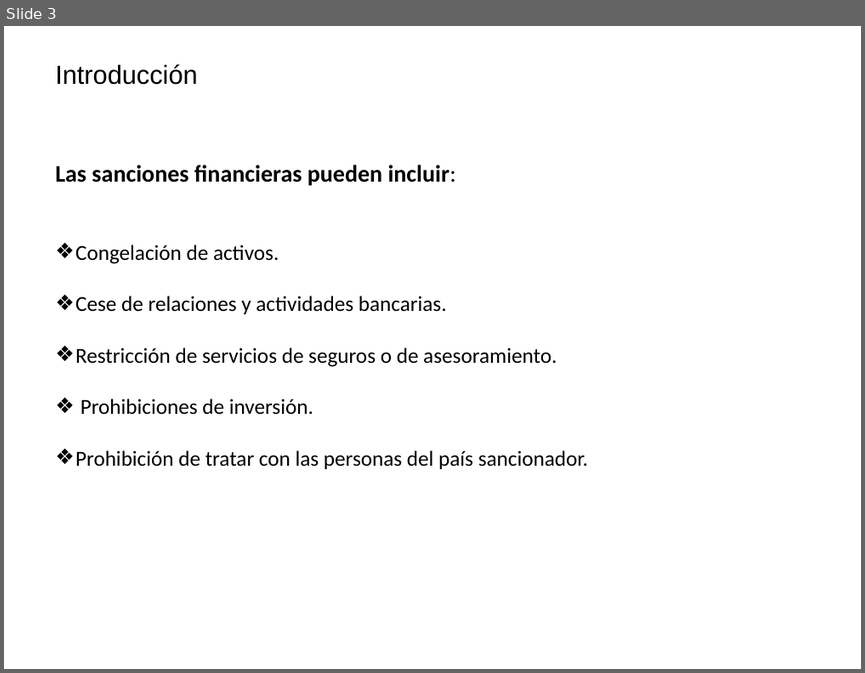
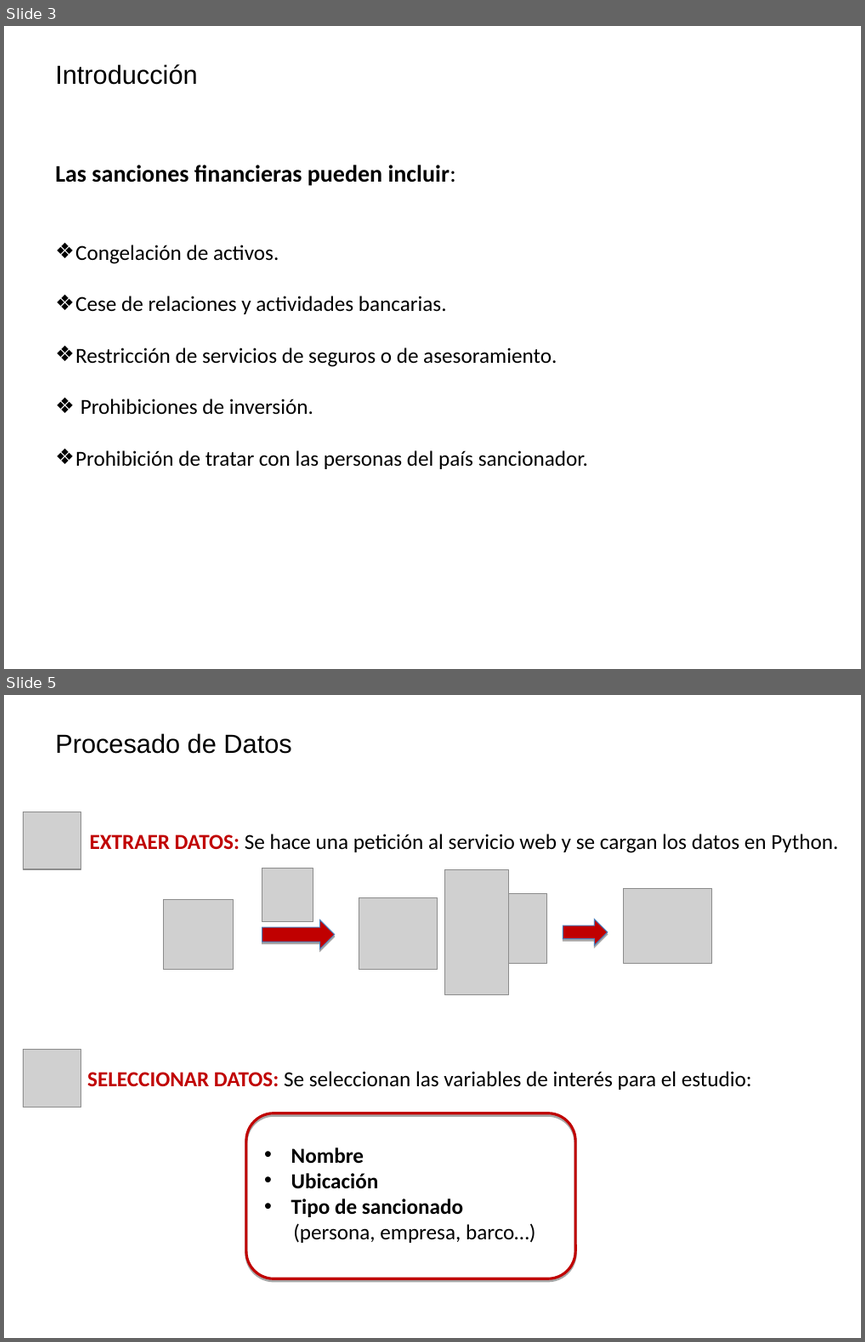
Before and after one commit to Chanalber/TFM, a slide deck: Presentación TFM/Presentación TFM.ppt. Shown one above the other, each under a label of ours: slide 3 before the commit, slides 3 and 5 after it; the slides between them are not shown. The pictures are 865x673 and 865x1342 pixels, drawn with LibreOffice and Linux fonts; fonts in the diff are those of the drawing; grey boxes stand for pictures; background and template pictures are left out. Boxes give left, top, right and bottom in pixels: in the first picture for what was removed or moved away, otherwise in the second. Text is boxed around its words. In the diff, an @@ line names an element or a change of style, - is before the commit and + after.

```diff
--- a/Presentación TFM/Presentación TFM.ppt
+++ b/Presentación TFM/Presentación TFM.ppt
@@ slide 5 added at (4, 695, 861, 1338), background #FFFFFF @@
@@ title added at (55, 733, 291, 754), 22 pt, text #000000 @@
+Procesado de Datos
@@ picture added at (24, 811, 81, 869) @@
@@ text added at (90, 834, 838, 853), 18 pt, text #000000 @@
+EXTRAER DATOS: Se hace una petición al servicio web y se cargan los datos en Python.
@@ picture added at (262, 868, 313, 921) @@
@@ picture added at (444, 869, 509, 994) @@
@@ picture added at (358, 897, 438, 970) @@
@@ picture added at (502, 893, 546, 964) @@
@@ picture added at (624, 889, 713, 964) @@
@@ picture added at (163, 900, 233, 970) @@
@@ right arrow added at (262, 920, 334, 949), fill #C00000, outline #4A7EBB 0.74 pt @@
@@ right arrow added at (562, 919, 608, 945), fill #C00000, outline #4A7EBB 0.74 pt @@
@@ picture added at (24, 1049, 81, 1107) @@
@@ text added at (87, 1071, 752, 1089), 18 pt, text #000000 @@
+SELECCIONAR DATOS: Se seleccionan las variables de interés para el estudio:
@@ rounded rectangle added at (246, 1113, 575, 1278), outline #C00000 2.24 pt @@
@@ text added at (291, 1147, 535, 1242), 18 pt, text #000000, bold @@
+• Nombre
+• Ubicación
+• Tipo de sancionado
+(persona, empresa, barco…)
```
Also in this commit, not shown: 3 other slides added, 4 slides removed, 3 other files.
